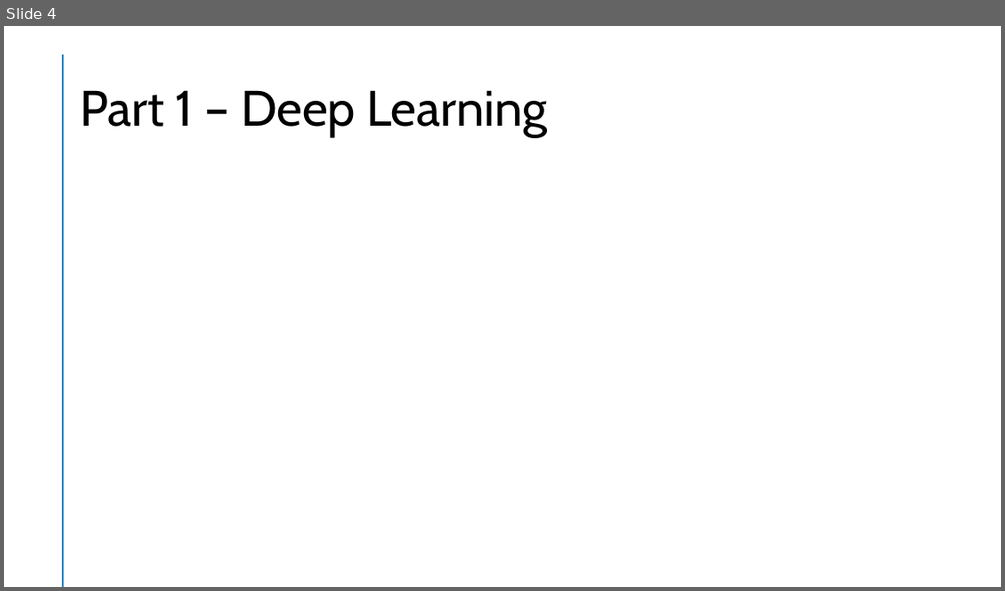
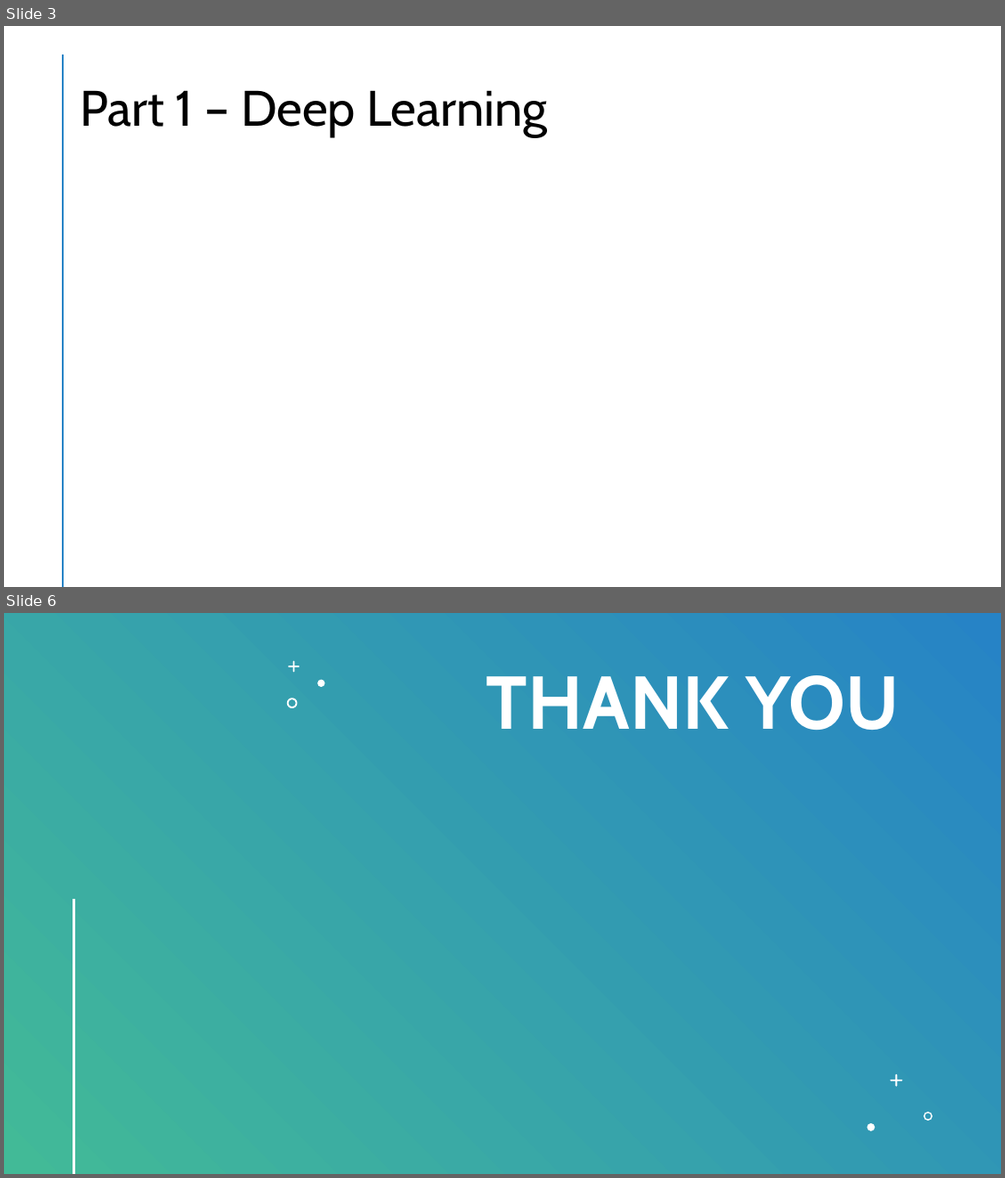
Before and after one commit to jtmilleer/aml_project, a slide deck: Documentation/Final Presentation.pptx. Shown one above the other, each under a label of ours: slide 4 before the commit, slides 3 and 6 after it; the slides between them are not shown. The pictures are 1005x591 and 1005x1178 pixels, drawn with LibreOffice and Linux fonts; fonts in the diff are those of the drawing. Boxes give left, top, right and bottom in pixels: in the first picture for what was removed or moved away, otherwise in the second. Text is boxed around its words. In the diff, an @@ line names an element or a change of style, - is before the commit and + after.

```diff
--- a/Documentation/Final Presentation.pptx
+++ b/Documentation/Final Presentation.pptx
@@ slide 6 added at (4, 613, 1001, 1174), background #FFFFFF; not listed: 1 template element that a slide beside it also shows @@
@@ rectangle added at (4, 613, 1001, 1174), fill gradient #2683C6 to #42BA97 @@
@@ freeform shape added at (288, 661, 299, 672), fill #FFFFFF @@
@@ freeform shape added at (317, 680, 324, 687), fill #FFFFFF @@
@@ title added at (486, 675, 899, 730), 72 pt, text #FFFFFF, bold @@
+THANK YOU
@@ line added from (63, 705) to (63, 1173), #42BA97 2 pt @@
@@ freeform shape added at (287, 698, 297, 708), fill #FFFFFF @@
@@ line added from (74, 900) to (74, 1173), #FFFFFF 2 pt @@
@@ freeform shape added at (890, 1074, 903, 1086), fill #FFFFFF @@
@@ freeform shape added at (923, 1111, 933, 1121), fill #FFFFFF @@
@@ freeform shape added at (867, 1123, 874, 1130), fill #FFFFFF @@
@@ what was slide 4 is now slide 3 @@
```
Also in this commit, not shown: 2 slides changed, 2 slides removed.
